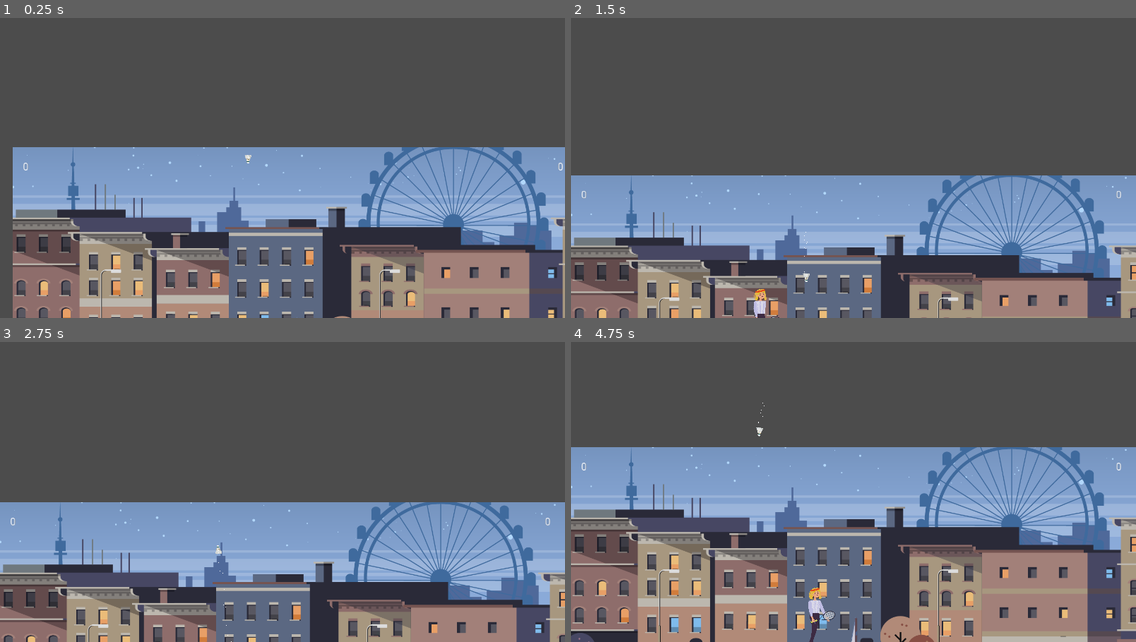
Above: before the commit, frames 1-4 (two rows, left to right).
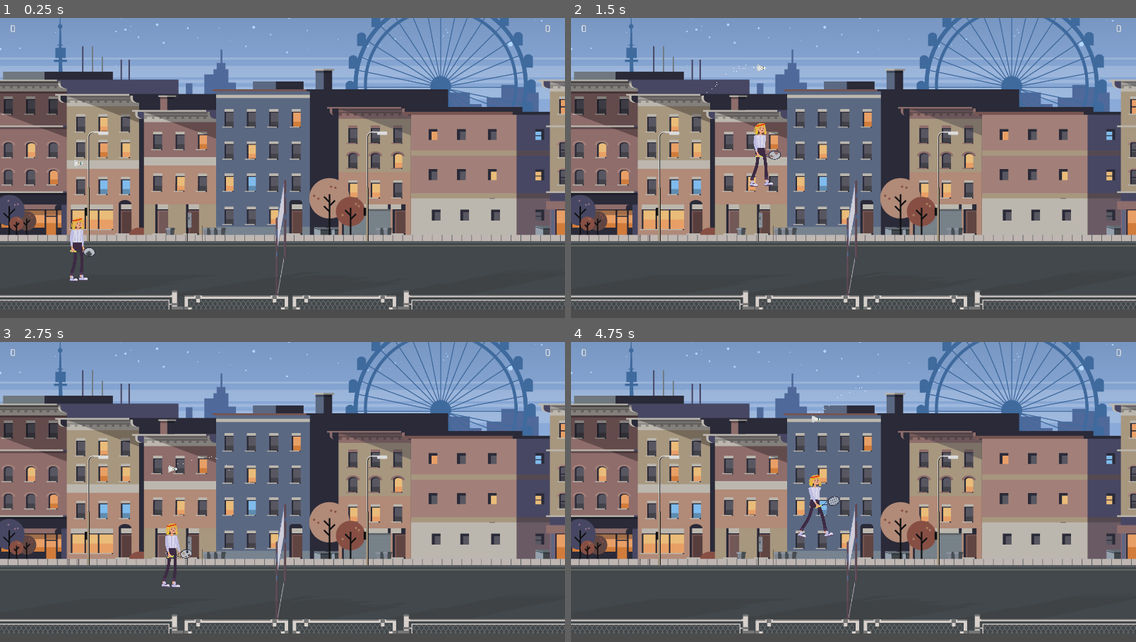
Above: after the commit, the same moments.

Repository: h00g3/midnightbadminton
Game: Godot game, scene res://scenes/MainLevel.tscn
Same seed, same stepped clock (60 frames per second), same inputs: the game is played once before the commit and once after it.
Inputs:
- Up to frame 1 (0.25 s): no input
- Up to frame 2 (1.5 s): hold D (2_right) from 0.53 s (still down); tap W (2_up) at 0.6, 0.77, 1.07, 1.35 s
- Up to frame 3 (2.75 s): tap W (2_up) at 1.52, 1.82, 2.1 s; release D (2_right) at 2.03 s; hold A (2_left) from 2.03 s (still down)
- Up to frame 4 (4.75 s): release A (2_left) at 2.78 s; hold D (2_right) 2.78-4.28 s; tap W (2_up) at 2.85, 3.02, 3.32, 3.6, 3.77, 4.07, 4.35, 4.52 s; hold A (2_left) from 4.28 s (still down)

The runs differ from the first frame. In frame 1, 91% of the frame differs, in the area x 0-100%, y 0-100%; in frame 2, 91%; in frame 3, 91%; in frame 4, 92%.

Commit message:
implement service with shuttle stuck to player movement

Diff:
--- a/scenes/MainLevel.tscn
+++ b/scenes/MainLevel.tscn
@@ -1,8 +1,7 @@
-[gd_scene load_steps=28 format=2]
+[gd_scene load_steps=27 format=2]
 
 [ext_resource path="res://src/MainLevel.gd" type="Script" id=1]
 [ext_resource path="res://src/PlayerK.gd" type="Script" id=2]
-[ext_resource path="res://scenes/Shuttle.tscn" type="PackedScene" id=3]
 [ext_resource path="res://scenes/FannyTest.tscn" type="PackedScene" id=4]
 [ext_resource path="res://src/PlayerF.gd" type="Script" id=5]
 [ext_resource path="res://Sprites/LEVEL1/blue_BG.png" type="Texture" id=6]
@@ -102,23 +101,6 @@
 position = Vector2( 1096.29, 486.331 )
 polygon = PoolVector2Array( -20.6249, 18.8737, 9.25793, 15.1656, 39.5302, 22.7337, 68.1206, 49.6424, -83.5579, 115.449, -76.5135, 73.1875, -63.4796, 49.6424, -46.2748, 31.9161 )
 
-[node name="Shuttle" parent="." instance=ExtResource( 3 )]
-position = Vector2( 600, 0 )
-collision_layer = 3
-
-[node name="Camera2D" type="Camera2D" parent="Shuttle"]
-current = true
-limit_left = 0
-limit_top = -22
-limit_right = 1440
-limit_bottom = 100
-limit_smoothed = true
-drag_margin_h_enabled = true
-drag_margin_v_enabled = true
-smoothing_enabled = true
-drag_margin_left = 0.01
-drag_margin_right = 0.01
-
 [node name="Netz" type="StaticBody2D" parent="."]
 
 [node name="Collider" type="CollisionShape2D" parent="Netz"]
--- a/scenes/Shuttle.tscn
+++ b/scenes/Shuttle.tscn
@@ -53,4 +53,3 @@
 scale_amount = 2.0
 scale_amount_random = 0.29
 color_ramp = ExtResource( 3 )
-[connection signal="body_entered" from="." to="." method="_on_Shuttle_body_entered"]
--- a/src/MainLevel.gd
+++ b/src/MainLevel.gd
@@ -1,40 +1,92 @@
 extends Node2D
 
 onready var players = {}
-onready var shuttle = $Shuttle
+onready var shuttle = null# = $Shuttle
 onready var serviceOffset = Vector2(0,-200)
 onready var winscore = 10
-onready var start_side = Player.Side.LEFT
+onready var service_side = Player.Side.LEFT
+var shuttle_rigid = false
+var hitGround = false
+var timeSpentOnGround = 0
 
 func _ready():
 	add_player("Fanny", $PlayerF, Player.Side.LEFT)
 	add_player("Kenny", $PlayerK, Player.Side.RIGHT)
+	add_shuttle()
+	service()
 
 func add_player(name, physics_body, side):
 	players[side] = load("res://src/Player.gd").new(name, physics_body, side)
 
+func add_shuttle():
+	if shuttle == null:
+		print("getting shuttle instance")
+		shuttle = load("res://scenes/Shuttle.tscn").instance()
+
+func delete_shuttle():
+	if shuttle != null:
+		shuttle.free()
+		print("shuttle deleted")
+		shuttle = null
+
+func service():
+	shuttle.set_mode(RigidBody2D.MODE_STATIC)
+	parent_shuttle_with_service_player()
+	shuttle.set_position(serviceOffset)
+	shuttle_rigid = false
+
+func parent_shuttle_with_service_player():
+	var player = players[service_side]
+	var player_shape = player.getPlayerCollisionShape()
+	parent_shuttle_with(player_shape)
+
+func parent_shuttle_with(node):
+	var parent = shuttle.get_parent()
+	if parent != null:
+		parent.remove_child(shuttle)
+	node.add_child(shuttle)
+
 func _process(delta):
 	if Input.is_action_pressed("restart") :
 		get_tree().reload_current_scene()
+	if !shuttle_rigid and (Input.is_action_just_pressed("2_down") and service_side == Player.Side.LEFT) or (Input.is_action_just_pressed("ui_down") and service_side == Player.Side.RIGHT):
+		parent_shuttle_with_main_level()
+		shuttle.set_mode(RigidBody2D.MODE_RIGID)
+		shuttle_rigid = true
+	if(hitGround):
+		timeSpentOnGround += delta
 	show_scores()
 
+func parent_shuttle_with_main_level():
+	var shuttle_position = shuttle.get_global_position()
+	parent_shuttle_with(self)
+	shuttle.set_global_position(shuttle_position)
+
 func _on_Rechts_body_entered(body):
-	if isShuttle(body):
-		score(Player.Side.LEFT)
-		players[Player.Side.LEFT].get_physics_body().Cheer()
+	shuttle_hit_ground(body, Player.Side.RIGHT)
 
 func _on_Links_body_entered(body):
+	shuttle_hit_ground(body, Player.Side.LEFT)
+
+func shuttle_hit_ground(body, side):
 	if isShuttle(body):
-		score(Player.Side.RIGHT)
-		players[Player.Side.LEFT].get_physics_body().Sad()
+		score(side)
+		hitGround = true
+		players[side].get_physics_body().Sad()
+		players[other_side(side)].get_physics_body().Cheer()
 
 func score(side):
 	var player = players[side]
 	var score = player.score()
 	if score < winscore:
-		var other_side = other_side(side)
-		var other_player = players[other_side]
-		abschlag(other_player)
+		if timeSpentOnGround >= 1:
+			print("shuttle on ground for more than 1 second")
+			delete_shuttle()
+			add_shuttle()
+			timeSpentOnGround = 0
+			hitGround = false
+			service_side = other_side(side)
+			service()
 	else:
 		win(side)
 
@@ -43,11 +95,6 @@
 		return Player.Side.RIGHT
 	else:
 		return Player.Side.LEFT
-
-
-func abschlag(player):
-	var shuttle_service_position = player.get_body_position() + serviceOffset
-	shuttle.hitGround(shuttle_service_position)
 
 func win(side):
 	print ("%s wins!" % players[side].name)
--- a/src/PlayerF.gd
+++ b/src/PlayerF.gd
@@ -16,16 +16,13 @@
 # Doppelsprung-Kontrollvariable, Abschlag
 onready var doublejump_zaehler : bool = false
 onready var abschlag_fanny : bool = true
-onready var shuttle = get_parent().get_node("Shuttle")
+onready var shuttle = load("res://scenes/Shuttle.tscn")
 
 onready var state_machine = $Node2D/AnimationTree.get("parameters/playback")
 
 func _physics_process(delta):
 	vel.x = 0
 	_Steuerung(delta)
-
-func free_shuttle():
-	shuttle.sleeping = false
 
 func _Steuerung(delta):
 
@@ -42,8 +39,6 @@
 		vel.y -= jumpForce
 		Jump()
 		doublejump_zaehler = true
-		if abschlag_fanny == true:
-			free_shuttle()
 	if Input.is_action_just_pressed("2_up") and is_on_floor() == false :
 		if doublejump_zaehler == true :
 			vel.y -= jumpForce
--- a/src/PlayerK.gd
+++ b/src/PlayerK.gd
@@ -32,3 +32,9 @@
 	vel = move_and_slide(vel, Vector2.UP)
 	#gravity
 	vel.y += gravity * delta
+
+func Cheer():
+	pass
+
+func Sad():
+	pass
--- a/src/Shuttle.gd
+++ b/src/Shuttle.gd
@@ -1,50 +1,17 @@
 extends RigidBody2D
 
 export (int) var max_speed = 200
-var motion = Vector2()
-var hitGround = false
-var timeSpentOnGround = 0
-var servicePosition = null
-var originalBounce = 1
-
-func _ready():
-	originalBounce = get_physics_material_override().get_bounce()
 
 func _physics_process(delta):
 
-	if(not hitGround):
-		var movecurve = get_linear_velocity().normalized()
-		self.rotation = movecurve.angle()
-		$Schlagpartikel.direction = -movecurve
-		var shuttle_speed = get_linear_velocity().length()
-		$Schlagpartikel.amount = shuttle_speed/10
-		$Schlagpartikel.initial_velocity = shuttle_speed
-		$Schlagpartikel.emitting = true
-	else:
-		timeSpentOnGround += delta
-		if(timeSpentOnGround > 1):
-			setServicePosition()
-			clearGround()
+	var movecurve = get_linear_velocity().normalized()
+	self.rotation = movecurve.angle()
+#	$Schlagpartikel.direction = -movecurve
+#	var shuttle_speed = get_linear_velocity().length()
+#	$Schlagpartikel.amount = shuttle_speed/10
+#	$Schlagpartikel.initial_velocity = shuttle_speed
+#	$Schlagpartikel.emitting = true
 
-func clearGround():
-	hitGround = false
-	timeSpentOnGround = 0
-	get_physics_material_override().set_bounce(originalBounce)
-
-func hitGround(position):
-	cancelAllForces()
-	hitGround = true
-	servicePosition = position
-
-
-func setServicePosition():
-	set_sleeping(true)
-	set_deferred("global_position", servicePosition)
-
-func cancelAllForces():
-	get_physics_material_override().set_bounce(0)
-	add_central_force(-linear_velocity)
-	add_torque(-applied_torque)
 
 #func printForces():
 #	print("linear velocity: %s" % linear_velocity)
